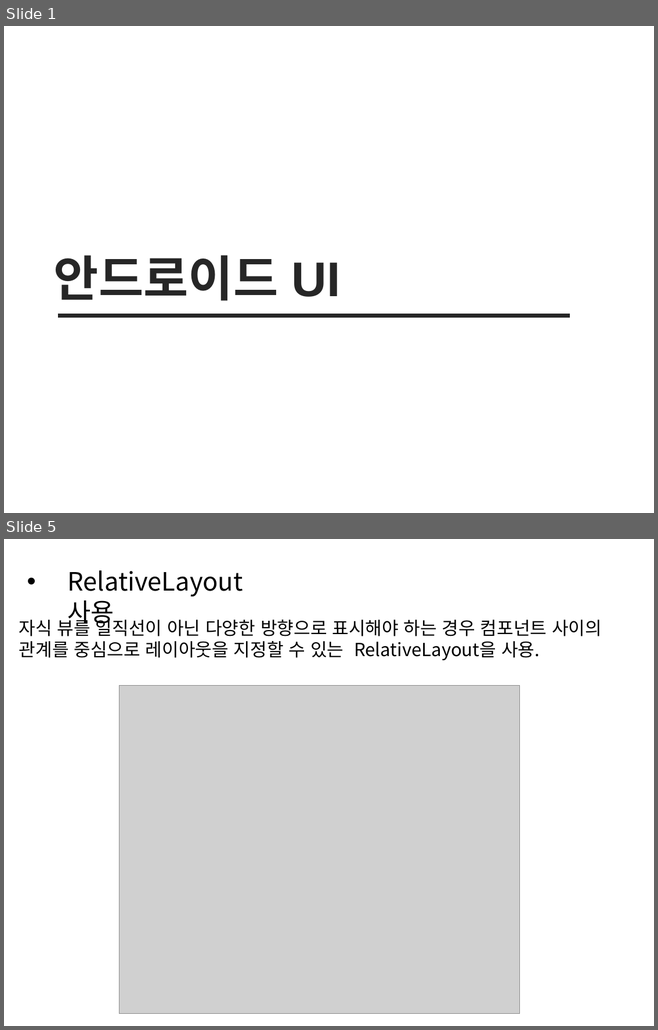
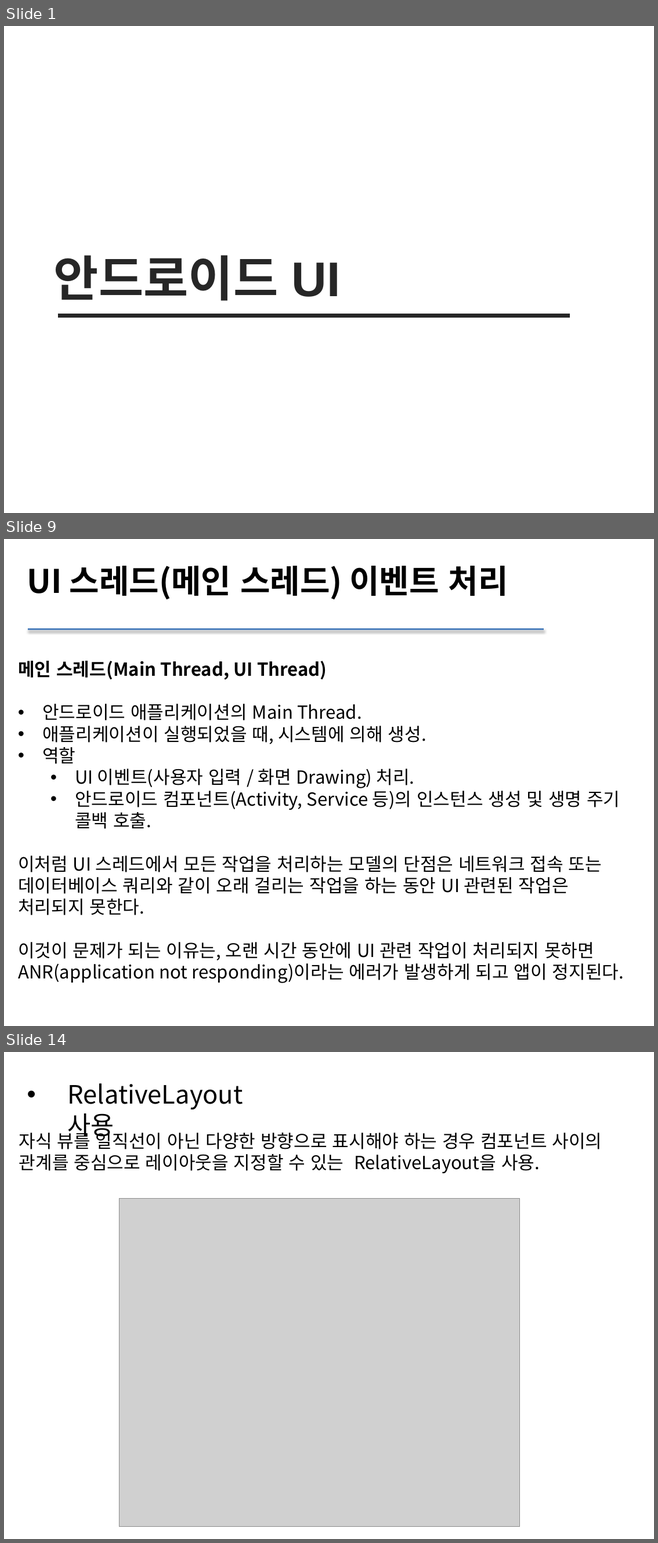
Before and after one commit to sc545/Beacon, a slide deck: 안드로이드 UI.pptx. Shown one above the other, each under a label of ours: slides 1 and 5 before the commit, slides 1, 9 and 14 after it; the slides between them are not shown. The pictures are 658x1030 and 658x1543 pixels, drawn with LibreOffice and Linux fonts; fonts in the diff are those of the drawing; grey boxes stand for pictures. Boxes give left, top, right and bottom in pixels: in the first picture for what was removed or moved away, otherwise in the second. Text is boxed around its words. In the diff, an @@ line names an element or a change of style, - is before the commit and + after.

```diff
--- a/안드로이드 UI.pptx
+++ b/안드로이드 UI.pptx
@@ slide 9 added at [4, 539, 654, 1026], background #FFFFFF @@
@@ text added at [27, 566, 508, 599], 36 pt, text #000000, bold @@
+UI 스레드(메인 스레드) 이벤트 처리
@@ line added from (28, 629) to (544, 629), #4F81BD 2 pt @@
@@ text added at [18, 661, 624, 983], 20 pt, text #000000 @@
+메인 스레드(Main Thread, UI Thread)
+• 안드로이드 애플리케이션의 Main Thread.
+• 애플리케이션이 실행되었을 때, 시스템에 의해 생성.
+• 역할
+  • UI 이벤트(사용자 입력 / 화면 Drawing) 처리.
+  • 안드로이드 컴포넌트(Activity, Service 등)의 인스턴스 생성 및 생명 주기 콜백 호출.
+이처럼 UI 스레드에서 모든 작업을 처리하는 모델의 단점은 네트워크 접속 또는 데이터베이스 쿼리와 같이 오래 걸리는 작업을 하는 동안 UI 관련된 작업은 처리되지 못한다.
+이것이 문제가 되는 이유는, 오랜 시간 동안에 UI 관련 작업이 처리되지 못하면 ANR(application not responding)이라는 에러가 발생하게 되고 앱이 정지된다.
@@ what was slide 5 is now slide 14 @@
```
Also in this commit, not shown: 1 slide changed, 11 other slides added, 3 slides removed, 53 other files.
